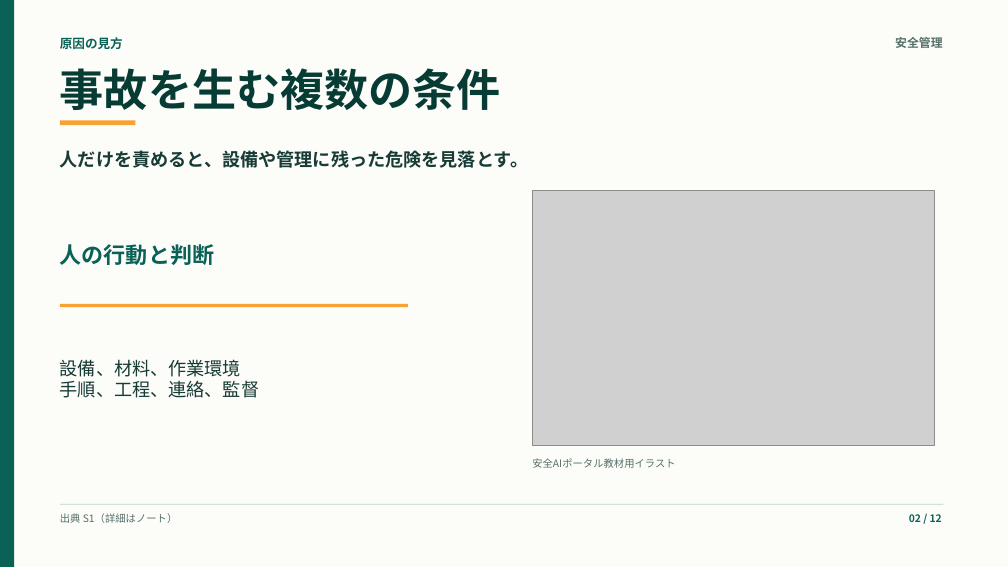
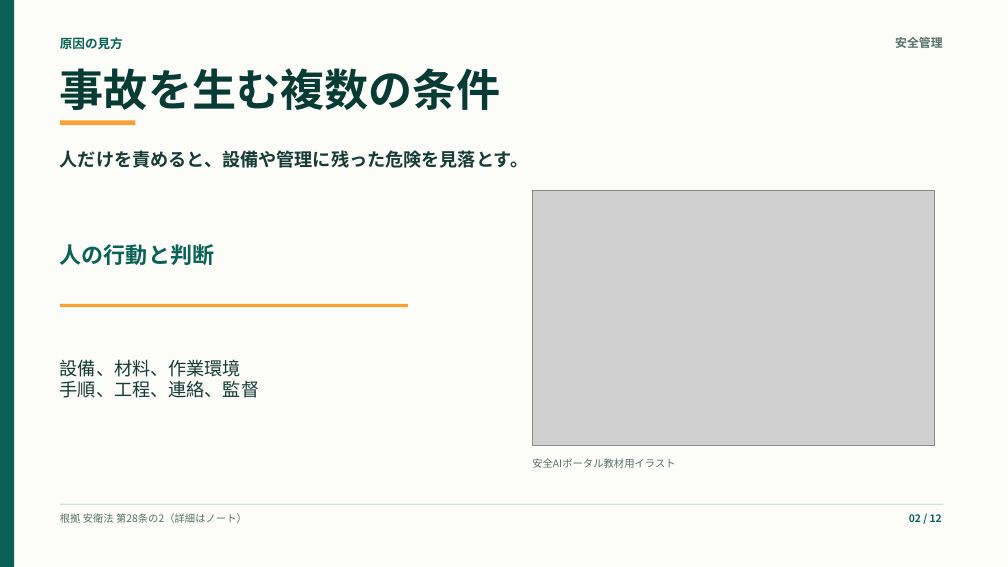
Before and after one commit to kameking-lab/safe-ai-site, a slide deck: slide 2 of web/public/training/safety-seminars/safety-management-basics-osh-law/downloads/safety-management-basics-osh-law-training.pptx. Drawn at 1008x567 pixels with LibreOffice and Linux fonts; fonts in the diff are those of the drawing; grey boxes stand for pictures. Boxes give left, top, right and bottom in pixels: in the first picture for what was removed or moved away, otherwise in the second. Text is boxed around its words. In the diff, an @@ line names an element or a change of style, - is before the commit and + after.

```diff
--- a/web/public/training/safety-seminars/safety-management-basics-osh-law/downloads/safety-management-basics-osh-law-training.pptx
+++ b/web/public/training/safety-seminars/safety-management-basics-osh-law/downloads/safety-management-basics-osh-law-training.pptx
@@ text at (60, 513, 247, 523): text changed @@
-出典 S1（詳細はノート）
+根拠 安衛法 第28条の2（詳細はノート）
```
Also in this commit, not shown: 9 other slides changed, 33 other files.
